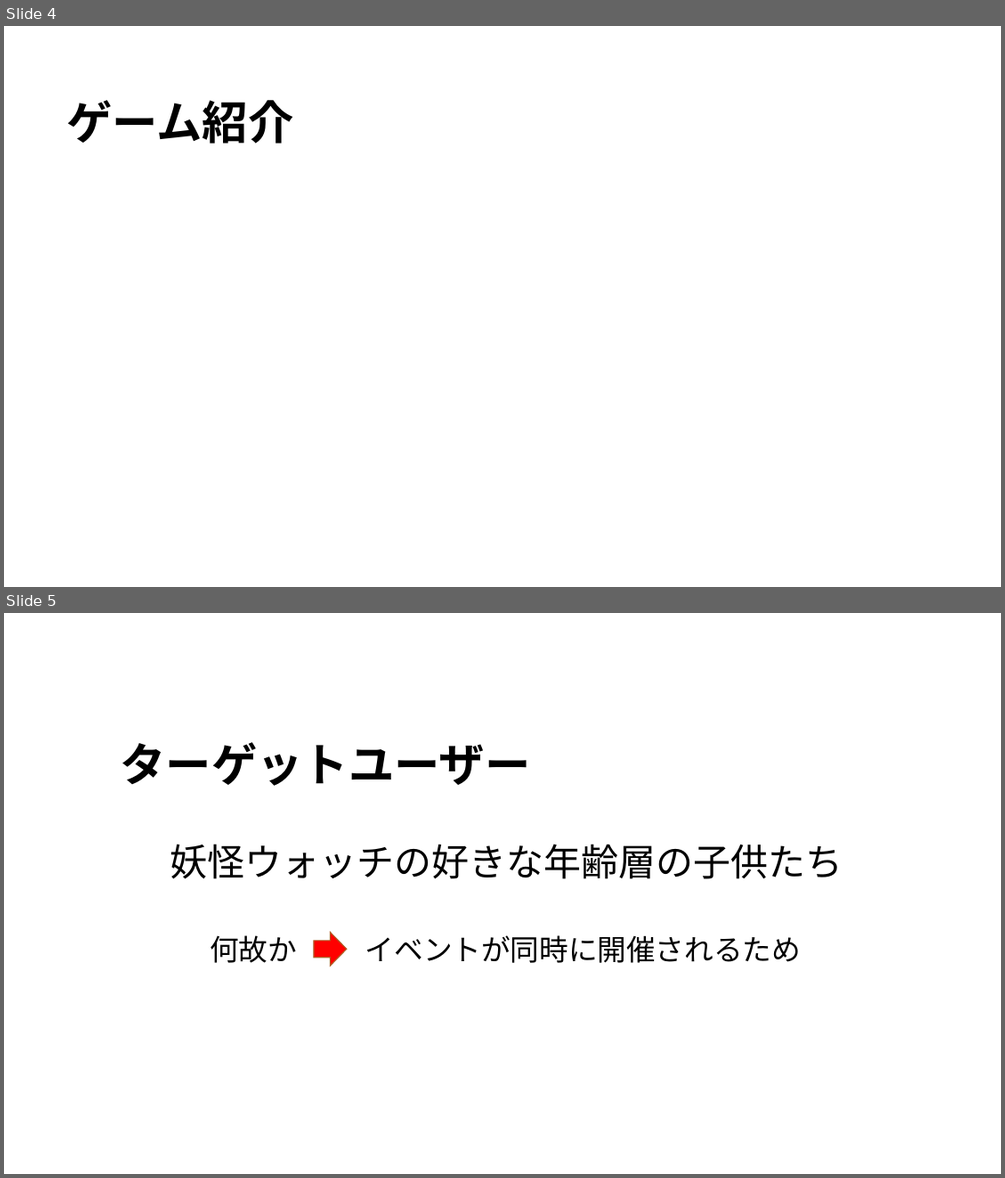
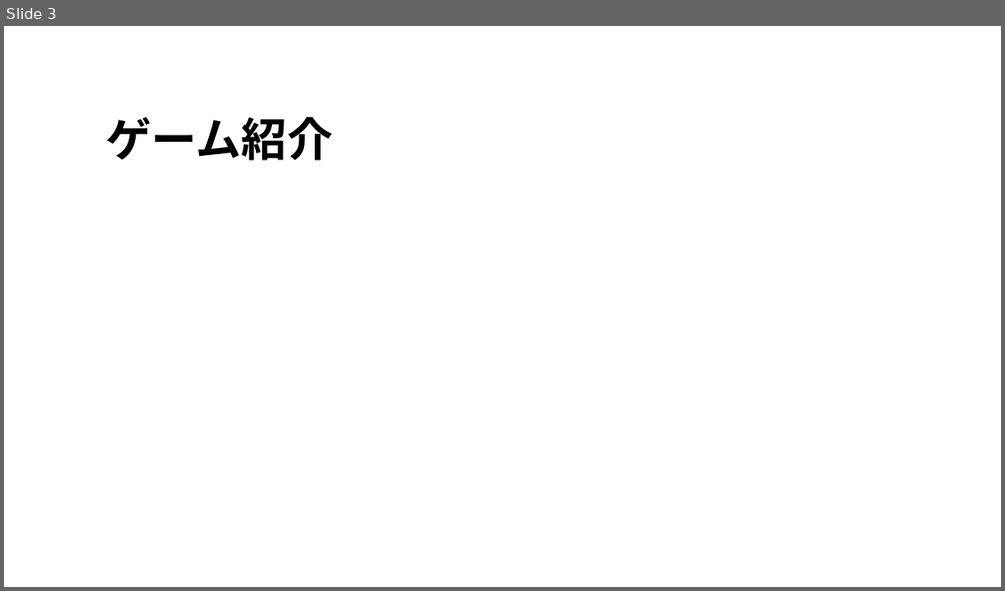
Before and after one commit to alto1412/Yokoari1207, a slide deck: よこありくんのプレゼンa.pptx. Shown one above the other, each under a label of ours: slides 4 and 5 before the commit, slide 3 after it. The pictures are 1005x1178 and 1005x591 pixels, drawn with LibreOffice and Linux fonts; fonts in the diff are those of the drawing; background and template pictures are left out. Boxes give left, top, right and bottom in pixels: in the first picture for what was removed or moved away, otherwise in the second. Text is boxed around its words. In the diff, an @@ line names an element or a change of style, - is before the commit and + after.

```diff
--- a/よこありくんのプレゼンa.pptx
+++ b/よこありくんのプレゼンa.pptx
@@ slide 5 removed at bbox=[4, 613, 1001, 1174], background picture (left out) @@
@@ rectangle removed at bbox=[20, 636, 989, 1143] @@
@@ title removed at bbox=[121, 742, 531, 786] @@
-ターゲットユーザー
@@ text removed at bbox=[170, 844, 843, 879] @@
-妖怪ウォッチの好きな年齢層の子供たち
@@ right arrow removed at bbox=[314, 933, 347, 966] @@
@@ text removed at bbox=[210, 935, 297, 963] @@
-何故か
@@ text removed at bbox=[365, 935, 801, 963] @@
-イベントが同時に開催されるため
@@ what was slide 4 is now slide 3 @@
@@ slide 3 changed as well @@
@@ title "ゲーム紹介": place and size @@
-title "ゲーム紹介" at bbox=[66, 100, 293, 143]
+title "ゲーム紹介" at bbox=[105, 117, 332, 160]
```
Also in this commit, not shown: 6 other slides changed, 1 slide added, 1 other slide removed, 1 other file.
